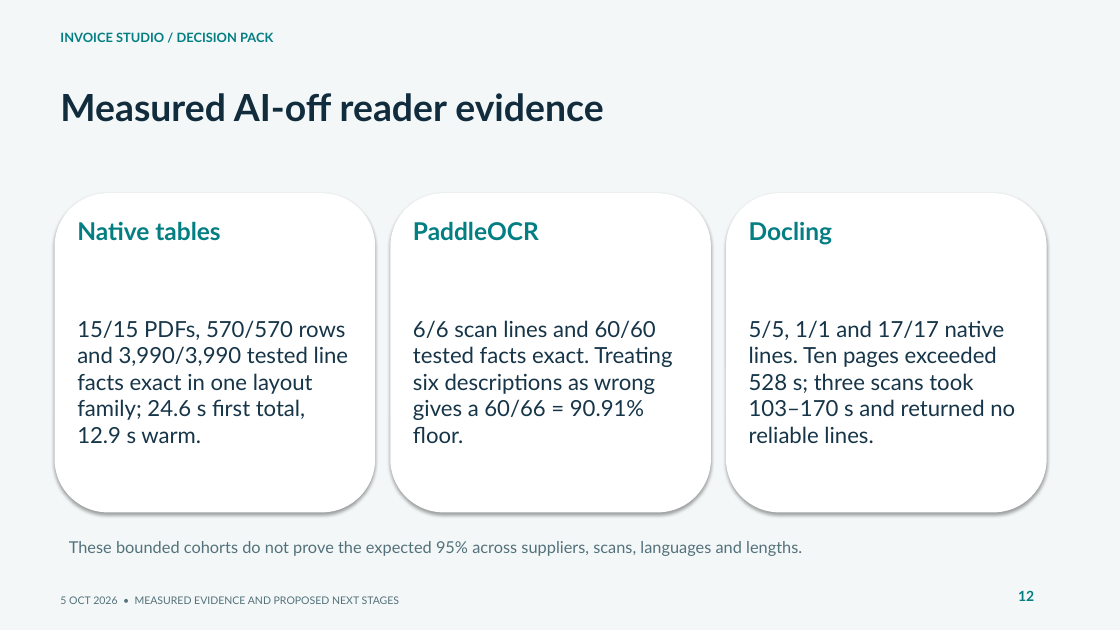
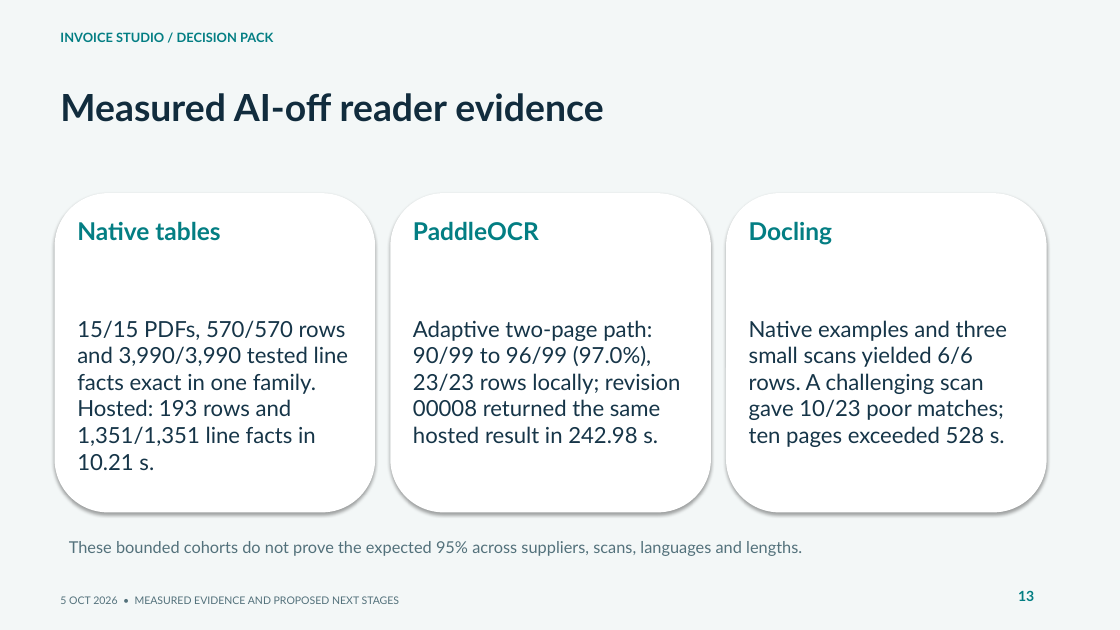
Before and after one commit to muttonkodibiriyani/Inv_studio, a slide deck: slide 13 of docs/delivery/Invoice_Studio_SLT.pptx (slide 12 before the commit). Drawn at 1120x630 pixels with LibreOffice and Linux fonts; fonts in the diff are those of the drawing. Boxes give left, top, right and bottom in pixels: in the first picture for what was removed or moved away, otherwise in the second. Text is boxed around its words. In the diff, an @@ line names an element or a change of style, - is before the commit and + after.

```diff
--- a/docs/delivery/Invoice_Studio_SLT.pptx
+++ b/docs/delivery/Invoice_Studio_SLT.pptx
@@ text at (x1=77, y1=320, x2=349, y2=470): text changed @@
-15/15 PDFs, 570/570 rows and 3,990/3,990 tested line facts exact in one layout family; 24.6 s first total, 12.9 s warm.
+15/15 PDFs, 570/570 rows and 3,990/3,990 tested line facts exact in one family. Hosted: 193 rows and 1,351/1,351 line facts in 10.21 s.
@@ text at (x1=413, y1=320, x2=681, y2=443): text changed @@
-6/6 scan lines and 60/60 tested facts exact. Treating six descriptions as wrong gives a 60/66 = 90.91% floor.
+Adaptive two-page path: 90/99 to 96/99 (97.0%), 23/23 rows locally; revision 00008 returned the same hosted result in 242.98 s.
@@ text at (x1=749, y1=320, x2=1007, y2=447): text changed @@
-5/5, 1/1 and 17/17 native lines. Ten pages exceeded 528 s; three scans took 103–170 s and returned no reliable lines.
+Native examples and three small scans yielded 6/6 rows. A challenging scan gave 10/23 poor matches; ten pages exceeded 528 s.
@@ text at (x1=1018, y1=590, x2=1034, y2=601): text changed @@
-12
+13
```
Also in this commit, not shown: 11 other slides changed, 1 slide added, 14 other files.
